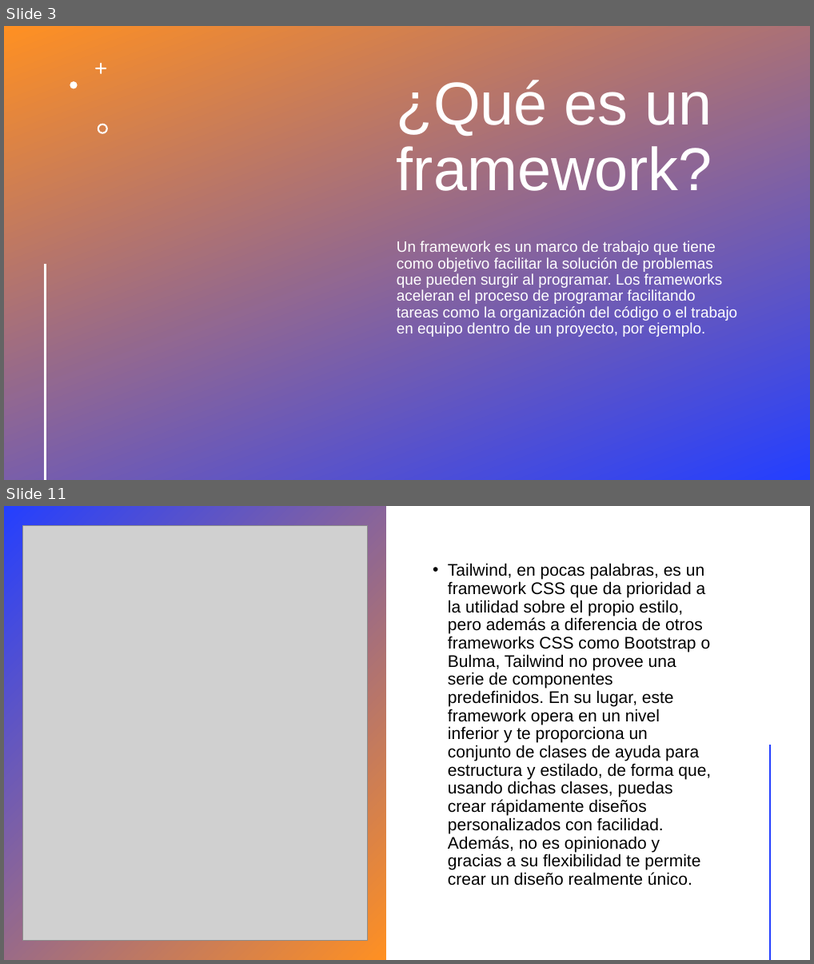
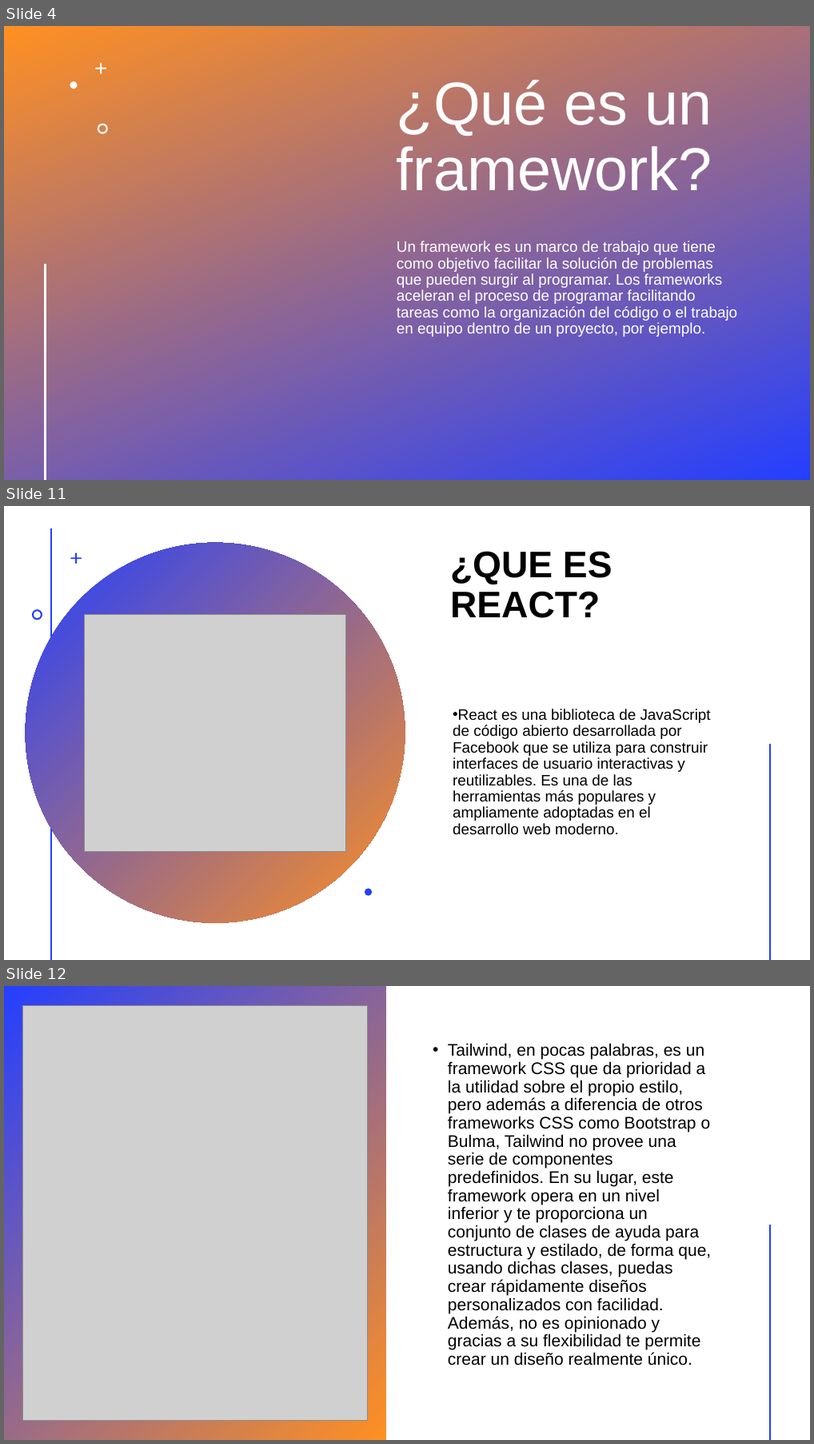
Before and after one commit to zonary123/tienda, a slide deck: Proyecto_CarlosVaralo.pptx. Shown one above the other, each under a label of ours: slides 3 and 11 before the commit, slides 4, 11 and 12 after it; the slides between them are not shown. The pictures are 814x964 and 814x1444 pixels, drawn with LibreOffice and Linux fonts; fonts in the diff are those of the drawing; grey boxes stand for pictures; background and template pictures are left out; a plain dark background stands for a picture behind light text. Boxes give left, top, right and bottom in pixels: in the first picture for what was removed or moved away, otherwise in the second. Text is boxed around its words. In the diff, an @@ line names an element or a change of style, - is before the commit and + after.

```diff
--- a/Proyecto_CarlosVaralo.pptx
+++ b/Proyecto_CarlosVaralo.pptx
@@ slide 11 added at (4, 506, 810, 960), background #FFFFFF; not listed: 1 template element that a slide beside it also shows @@
@@ ellipse added at (25, 543, 405, 923), fill gradient #243FFF to #FF9022 @@
@@ freeform shape added at (70, 552, 82, 564), fill #243FFF @@
@@ title added at (450, 551, 613, 618), 44 pt, text #000000, bold @@
+¿QUE ES REACT?
@@ freeform shape added at (32, 609, 42, 620), fill #243FFF @@
@@ picture added at (85, 614, 346, 851) @@
@@ text added at (453, 708, 711, 835), 18 pt, text #000000 @@
+• React es una biblioteca de JavaScript de código abierto desarrollada por Facebook que se utiliza para construir interfaces de usuario interactivas y reutilizables. Es una de las herramientas más populares y ampliamente adoptadas en el desarrollo web moderno.
@@ line added from (770, 745) to (770, 959), #FF9022 2 pt @@
@@ freeform shape added at (365, 888, 372, 896), fill #243FFF @@
@@ what was slide 3 is now slide 4 @@
@@ what was slide 11 is now slide 12 @@
```
Also in this commit, not shown: 7 slides changed, 3 other slides added, 3 slides removed, 12 other files.
